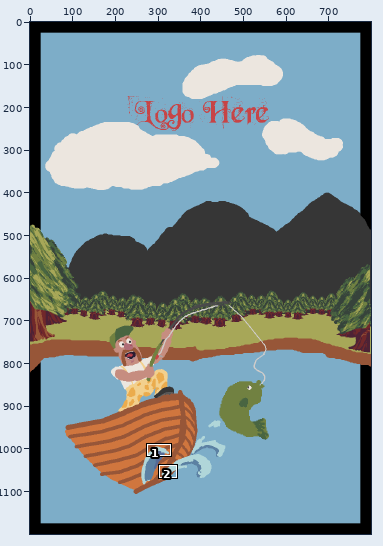
Edited in one commit: pixel-art file (Box of Curiosity/ArtAssets/Concept/Affisch.aseprite). The picture above shows the old version from afar; the outline marks the close-up.
Close-up. First the earlier version:
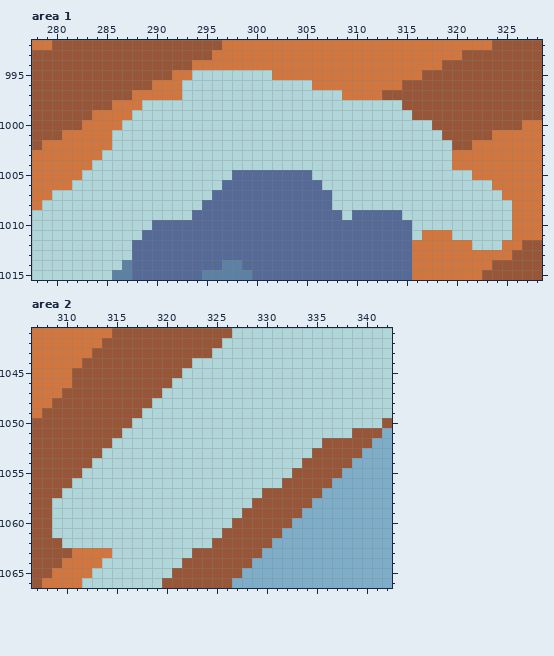
800x1200 pixels, 1 frame. Shown: area 1: x 278..328, y 992..1015; area 2: x 307..342, y 1041..1066. The commit also changed other parts of the picture, which this record leaves out.
Now the later version:
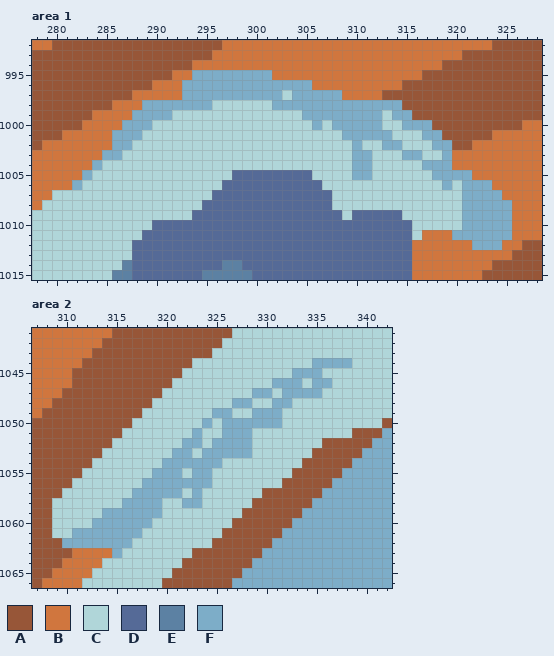
Palette (. is transparent): A #975638  B #d0763e  C #b0d6d9  D #556a97  E #5c81a3  F #7dadc8
The exact change:
layer "Splash/Splash" removed
--- area 1, layer "Splash/Layer 2"
@@ x 278..328 @@
  994 AAAAAAAAAAAAAAAABBBBBBBBBBBBBBBBBBBBBBBBBAAAAAAAAAA
- 995 AAAAAAAAAAAAAABBCCCCCCCCBBBBBBBBBBBBBBBAAAAAAAAAAAA
- 996 AAAAAAAAAAAABBBCCCCCCCCCCCCCBBBBBBBBBAAAAAAAAAAAAAA
- 997 AAAAAAAAAABBBBBCCCCCCCCCCCCCCCCBBBBAAAAAAAAAAAAAAAA
- 998 AAAAAAAABBBCCCCCCCCCCCCCCCCCCCCCCCCCCAAAAAAAAAAAAAA
- 999 AAAAAABBBBCCCCCCCCCCCCCCCCCCCCCCCCCCCCAAAAAAAAAAAAA
-1000 AAAAABBBBCCCCCCCCCCCCCCCCCCCCCCCCCCCCCCCAAAAAAAAABB
-1001 AAABBBBBCCCCCCCCCCCCCCCCCCCCCCCCCCCCCCCCCAAAAABBBBB
-1002 ABBBBBBBCCCCCCCCCCCCCCCCCCCCCCCCCCCCCCCCCCAABBBBBBB
-1003 BBBBBBBCCCCCCCCCCCCCCCCCCCCCCCCCCCCCCCCCCCBBBBBBBBB
-1004 BBBBBBCCCCCCCCCCCCCCCCCCCCCCCCCCCCCCCCCCCCBBBBBBBBB
-1005 BBBBBCCCCCCCCCCCCCCCDDDDDDDDCCCCCCCCCCCCCCCCBBBBBBB
-1006 BBBBCCCCCCCCCCCCCCCDDDDDDDDDDCCCCCCCCCCCCCCCCCBBBBB
-1007 BBCCCCCCCCCCCCCCCCDDDDDDDDDDDDCCCCCCCCCCCCCCCCCBBBB
-1008 BCCCCCCCCCCCCCCCCDDDDDDDDDDDDDCCCCCCCCCCCCCCCCCCBBB
-1009 CCCCCCCCCCCCCCCCDDDDDDDDDDDDDDDCDDDDDCCCCCCCCCCCBBB
-1010 CCCCCCCCCCCCDDDDDDDDDDDDDDDDDDDDDDDDDDCCCCCCCCCCBBB
-1011 CCCCCCCCCCCDDDDDDDDDDDDDDDDDDDDDDDDDDDCBBBCCCCCCBBB
-1012 CCCCCCCCCCDDDDDDDDDDDDDDDDDDDDDDDDDDDDBBBBBBCCCBBAA
+ 995 AAAAAAAAAAAAAABBFFFFFFFFBBBBBBBBBBBBBBBAAAAAAAAAAAA
+ 996 AAAAAAAAAAAABBBFFFFFFFFFFFFFBBBBBBBBBAAAAAAAAAAAAAA
+ 997 AAAAAAAAAABBBBBFFFFFFFFFFCFFFFFBBBBAAAAAAAAAAAAAAAA
+ 998 AAAAAAAABBBFFFFFFFCCCCCCFFFFFFFFFFFFFAAAAAAAAAAAAAA
+ 999 AAAAAABBBBFFFFCCCCCCCCCCCCCFFFFFFFFCFFAAAAAAAAAAAAA
+1000 AAAAABBBBFFFCCCCCCCCCCCCCCCCFCFFFFFCCFFFAAAAAAAAABB
+1001 AAABBBBBFFFCCCCCCCCCCCCCCCCCCCCFFFFFCCCFFAAAAABBBBB
+1002 ABBBBBBBFFCCCCCCCCCCCCCCCCCCCCCCFCCFFCCCFFAABBBBBBB
+1003 BBBBBBBFFCCCCCCCCCCCCCCCCCCCCCCCFFCCCFFCCFBBBBBBBBB
+1004 BBBBBBFCCCCCCCCCCCCCCCCCCCCCCCCCFFCCCCCFFFBBBBBBBBB
+1005 BBBBBFCCCCCCCCCCCCCCDDDDDDDDCCCCFFCCCCCCFFFFBBBBBBB
+1006 BBBBFCCCCCCCCCCCCCCDDDDDDDDDDCCCCCCCCCCCCFCFFFBBBBB
+1007 BBCCCCCCCCCCCCCCCCDDDDDDDDDDDDCCCCCCCCCCCCCFFFFBBBB
+1008 BCCCCCCCCCCCCCCCCDDDDDDDDDDDDDCCCCCCCCCCCCCFFFFFBBB
+1009 CCCCCCCCCCCCCCCCDDDDDDDDDDDDDDDCDDDDDCCCCCCFFFFFBBB
+1010 CCCCCCCCCCCCDDDDDDDDDDDDDDDDDDDDDDDDDDCCCCCFFFFFBBB
+1011 CCCCCCCCCCCDDDDDDDDDDDDDDDDDDDDDDDDDDDCBBBFFFFFFBBB
+1012 CCCCCCCCCCDDDDDDDDDDDDDDDDDDDDDDDDDDDDBBBBBBFFFBBAA
 1013 CCCCCCCCCCDDDDDDDDDDDDDDDDDDDDDDDDDDDDBBBBBBBBBBAAA
--- area 2, layer "Splash/Layer 2"
@@ x 307..342 @@
 1043 BBBBBBAAAAAAAAAAAACCCCCCCCCCCCCCCCCC
-1044 BBBBBAAAAAAAAAAACCCCCCCCCCCCCCCCCCCC
-1045 BBBBAAAAAAAAAAACCCCCCCCCCCCCCCCCCCCC
-1046 BBBBAAAAAAAAAACCCCCCCCCCCCCCCCCCCCCC
-1047 BBBAAAAAAAAAACCCCCCCCCCCCCCCCCCCCCCC
-1048 BBAAAAAAAAAACCCCCCCCCCCCCCCCCCCCCCCC
-1049 BAAAAAAAAAACCCCCCCCCCCCCCCCCCCCCCCCC
-1050 AAAAAAAAAACCCCCCCCCCCCCCCCCCCCCCCCCA
-1051 AAAAAAAAACCCCCCCCCCCCCCCCCCCCCCCAAAF
-1052 AAAAAAAACCCCCCCCCCCCCCCCCCCCCAAAAAFF
-1053 AAAAAAACCCCCCCCCCCCCCCCCCCCCAAAAAFFF
-1054 AAAAAACCCCCCCCCCCCCCCCCCCCCAAAAAFFFF
-1055 AAAAACCCCCCCCCCCCCCCCCCCCCAAAAAFFFFF
-1056 AAAACCCCCCCCCCCCCCCCCCCCCAAAAAFFFFFF
-1057 AAACCCCCCCCCCCCCCCCCCCCAAAAAAFFFFFFF
-1058 AACCCCCCCCCCCCCCCCCCCCAAAAAAFFFFFFFF
-1059 AACCCCCCCCCCCCCCCCCCCAAAAAAFFFFFFFFF
-1060 AACCCCCCCCCCCCCCCCCCAAAAAAFFFFFFFFFF
-1061 AACCCCCCCCCCCCCCCCCAAAAAAFFFFFFFFFFF
-1062 AAACCCCCCCCCCCCCCCAAAAAAFFFFFFFFFFFF
-1063 AAAABBBBCCCCCCCCAAAAAAAFFFFFFFFFFFFF
+1044 BBBBBAAAAAAAAAAACCCCCCCCCCCCFFFFCCCC
+1045 BBBBAAAAAAAAAAACCCCCCCCCCCFFFCCCCCCC
+1046 BBBBAAAAAAAAAACCCCCCCCCCFFFCFFCCCCCC
+1047 BBBAAAAAAAAAACCCCCCCCCFFCFFFFCCCCCCC
+1048 BBAAAAAAAAAACCCCCCCCFFCCFFCCCCCCCCCC
+1049 BAAAAAAAAAACCCCCCCFFCCFFFCCCCCCCCCCC
+1050 AAAAAAAAAACCCCCCCFCFFFFFFCCCCCCCCCCA
+1051 AAAAAAAAACCCCCCCFCCFFFCCCCCCCCCCAAAF
+1052 AAAAAAAACCCCCCCFFCFFFFCCCCCCCAAAAAFF
+1053 AAAAAAACCCCCCCFFCFFFFFCCCCCCAAAAAFFF
+1054 AAAAAACCCCCCCFFFFFFCCCCCCCCAAAAAFFFF
+1055 AAAAACCCCCCCFFFCFFCCCCCCCCAAAAAFFFFF
+1056 AAAACCCCCCCFFFFFFFCCCCCCCAAAAAFFFFFF
+1057 AAACCCCCCCFFFFFCFCCCCCCAAAAAAFFFFFFF
+1058 AACCCCCCCFFFFCCFFCCCCCAAAAAAFFFFFFFF
+1059 AACCCCCFFFFFFCCCCCCCCAAAAAAFFFFFFFFF
+1060 AACCCCFFFFFFCCCCCCCCAAAAAAFFFFFFFFFF
+1061 AACCFFFFFFFCCCCCCCCAAAAAAFFFFFFFFFFF
+1062 AAAFFFFFFFCCCCCCCCAAAAAAFFFFFFFFFFFF
+1063 AAAABBBBFCCCCCCCAAAAAAAFFFFFFFFFFFFF
 1064 AAABBBBCCCCCCCCAAAAAAAFFFFFFFFFFFFFF
Boxes around the changes in both close-ups, in picture pixels (x1, y1, x2, y2):
changed: (72, 70, 512, 250)
changed: (62, 358, 352, 558)
